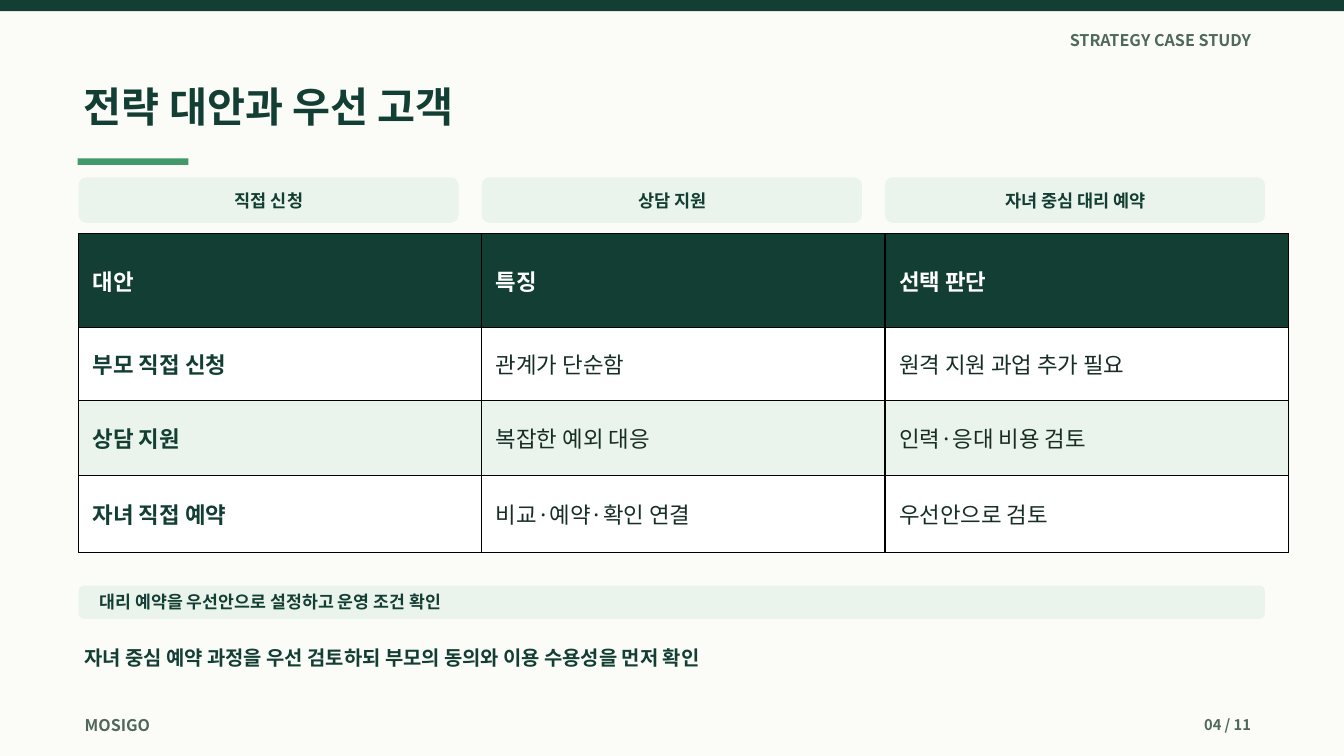
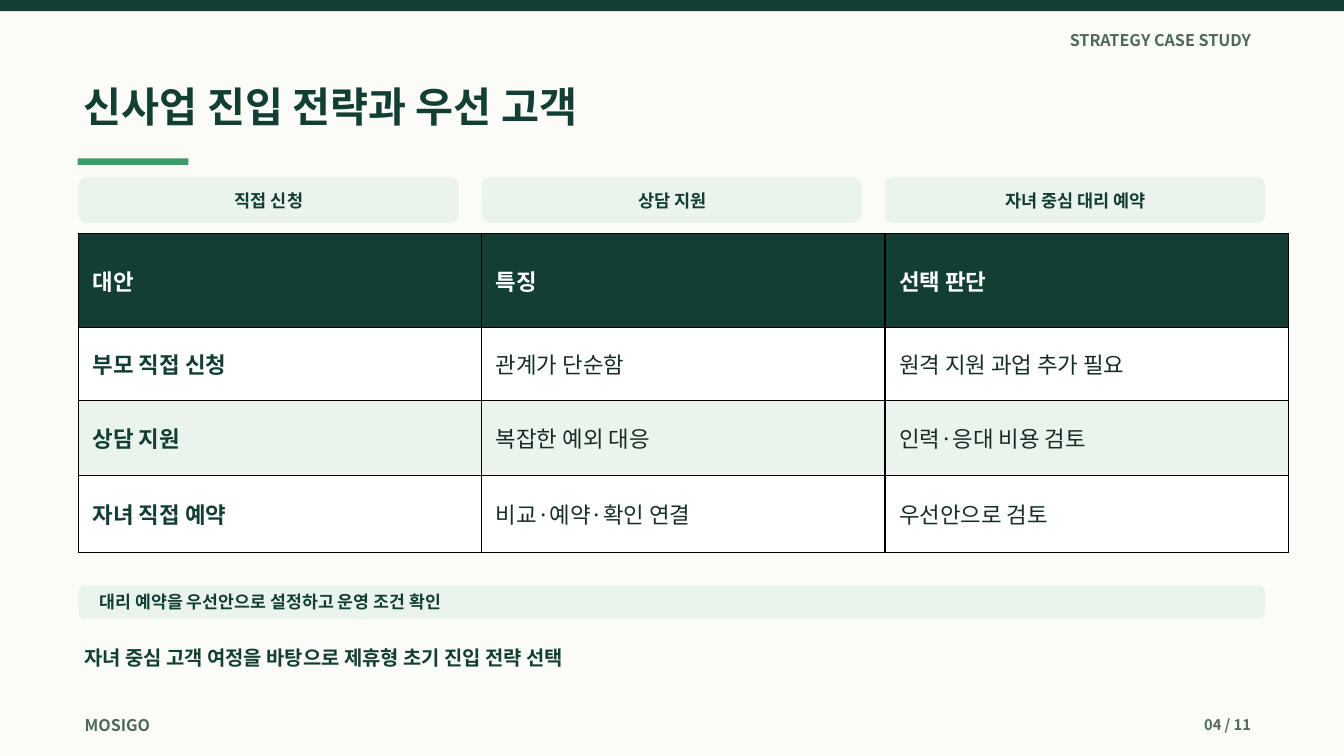
Before and after one commit to dohyunkimmm/mosigo-case-study, a slide deck: slide 4 of downloads/mosigo_report.pptx. Drawn at 1344x756 pixels with LibreOffice and Linux fonts; fonts in the diff are those of the drawing. Boxes give left, top, right and bottom in pixels: in the first picture for what was removed or moved away, otherwise in the second. Text is boxed around its words. In the diff, an @@ line names an element or a change of style, - is before the commit and + after.

```diff
--- a/downloads/mosigo_report.pptx
+++ b/downloads/mosigo_report.pptx
@@ text at [84,87,577,126]: text changed @@
-전략 대안과 우선 고객
+신사업 진입 전략과 우선 고객
@@ text at [85,648,563,667]: text changed @@
-자녀 중심 예약 과정을 우선 검토하되 부모의 동의와 이용 수용성을 먼저 확인
+자녀 중심 고객 여정을 바탕으로 제휴형 초기 진입 전략 선택
```
Also in this commit, not shown: 7 other slides changed, 17 other files.
